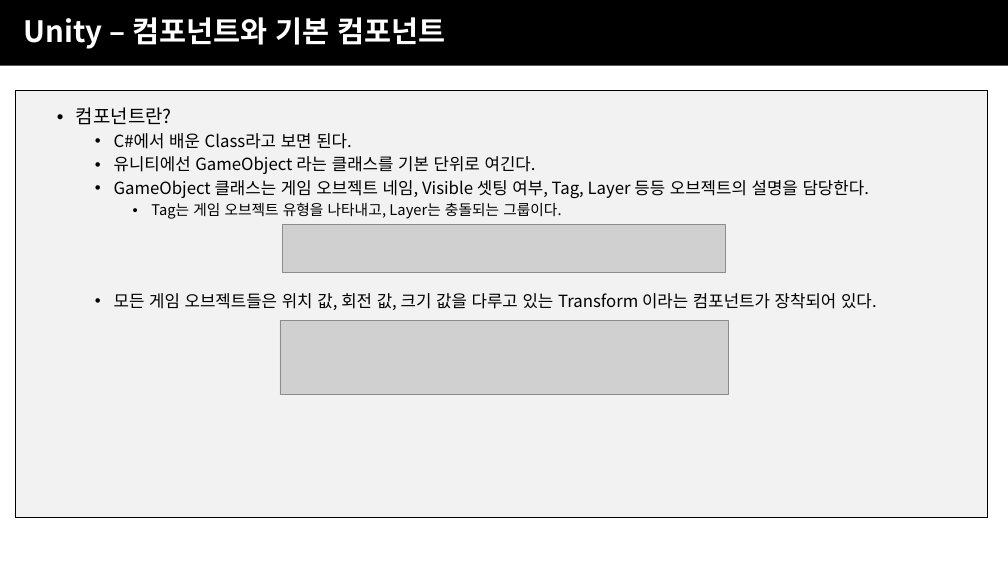
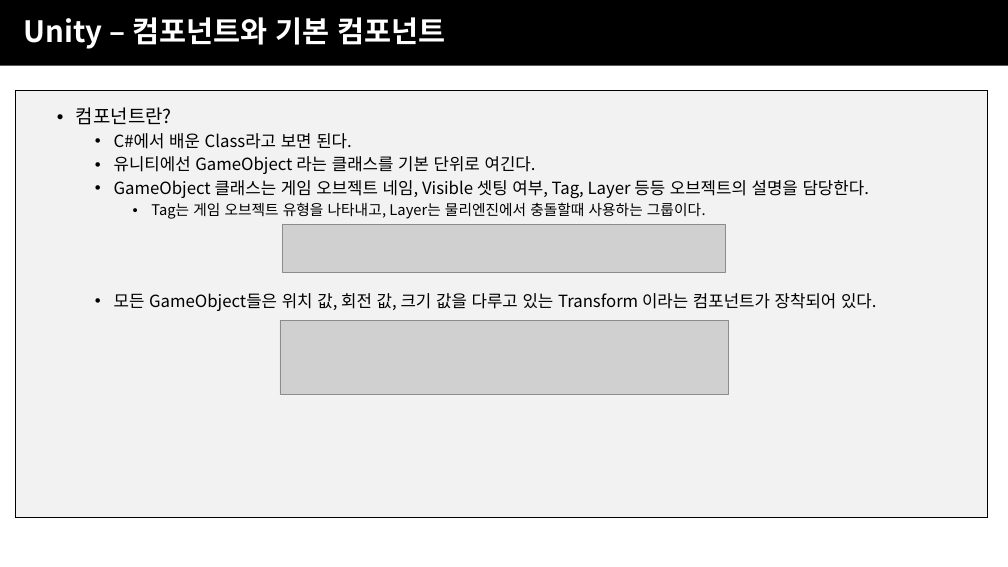
Before and after one commit to JJaery/SBSGameAcademy3, a slide deck: slide 14 of 4주차/SBS게임아카데미_UNITY주말4개월_4주차(유니티).pptx (slide 16 before the commit). Drawn at 1008x567 pixels with LibreOffice and Linux fonts; fonts in the diff are those of the drawing; grey boxes stand for pictures; background and template pictures are left out. Boxes give left, top, right and bottom in pixels: in the first picture for what was removed or moved away, otherwise in the second. Text is boxed around its words. In the diff, an @@ line names an element or a change of style, - is before the commit and + after.

```diff
--- a/4주차/SBS게임아카데미_UNITY주말4개월_4주차(유니티).pptx
+++ b/4주차/SBS게임아카데미_UNITY주말4개월_4주차(유니티).pptx
@@ text at [114,202,877,311]: text changed @@
-    • Tag는 게임 오브젝트 유형을 나타내고, Layer는 충돌되는 그룹이다.
-  • 모든 게임 오브젝트들은 위치 값, 회전 값, 크기 값을 다루고 있는 Transform 이라는 컴포넌트가 장착되어 있다.
+    • Tag는 게임 오브젝트 유형을 나타내고, Layer는 물리엔진에서 충돌할때 사용하는 그룹이다.
+  • 모든 GameObject들은 위치 값, 회전 값, 크기 값을 다루고 있는 Transform 이라는 컴포넌트가 장착되어 있다.
```
Also in this commit, not shown: 7 other slides changed, 3 slides added, 8 other files.
